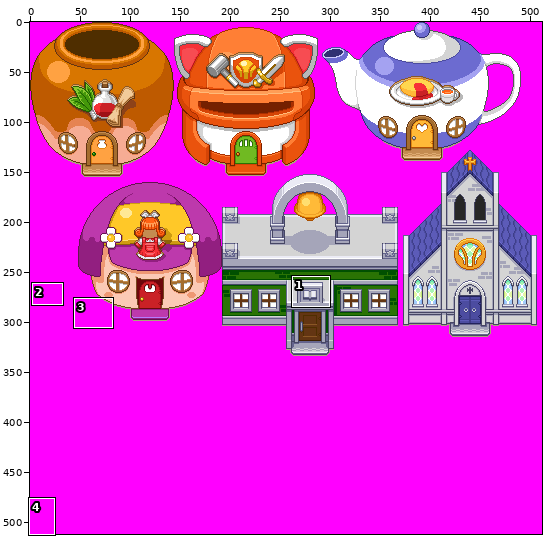
A sprite sheet gets an edit: SboGrpData/res/map03.png. Above: a wide view before the commit, with the close-up outlined.
Close-up. Earlier state:
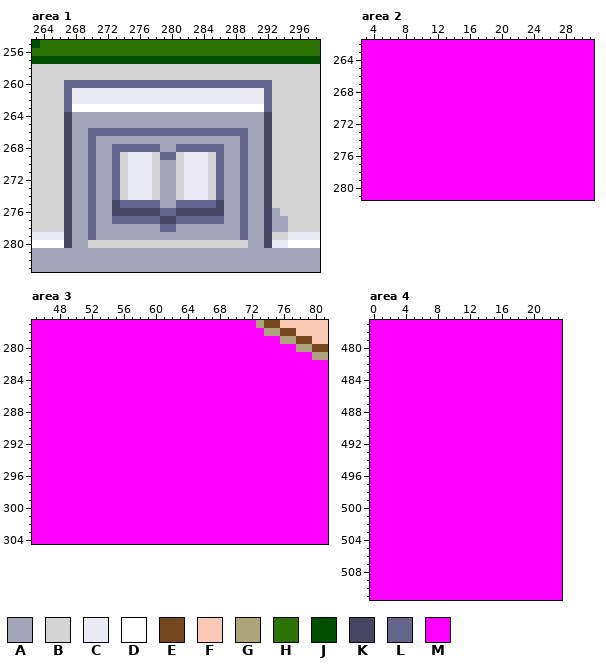
The file is 512x512 pixels. Colours within 5 levels of each other are drawn and written as one. Shown: area 1: x 263..298, y 255..283; area 2: x 3..31, y 262..281; area 3: x 45..81, y 277..304; area 4: x 0..23, y 477..511. The commit also changed other parts of the picture, which this record leaves out.
Palette (. is transparent): A #a5a5b9  B #d4d4d4  C #ebebf5  D #ffffff  E #76461d  F #fbc9b5  G #aca47b  H #2a7304  J #005000  K #464664  L #64648c  M #ff00ff
Pixels before, area 1, first column x 263:
255 JHHHHHHHHHHHHHHHHHHHHHHHHHHHHHHHHHHH
256 HHHHHHHHHHHHHHHHHHHHHHHHHHHHHHHHHHHH
257 JJJJJJJJJJJJJJJJJJJJJJJJJJJJJJJJJJJJ
258 BBBBBBBBBBBBBBBBBBBBBBBBBBBBBBBBBBBB
259 BBBBBBBBBBBBBBBBBBBBBBBBBBBBBBBBBBBB
260 BBBBLLLLLLLLLLLLLLLLLLLLLLLLLLBBBBBB
261 BBBBLCCCCCCCCCCCCCCCCCCCCCCCCLBBBBBB
262 BBBBLCCCCCCCCCCCCCCCCCCCCCCCCLBBBBBB
263 BBBBLDDDDDDDDDDDDDDDDDDDDDDDDLBBBBBB
264 BBBBKAAAAAAAAAAAAAAAAAAAAAAAAKBBBBBB
265 BBBBKAAAAAAAAAAAAAAAAAAAAAAAAKBBBBBB
266 BBBBKAALLLLLLLLLLLLLLLLLLLLAAKBBBBBB
267 BBBBKAALAAAAAAAAAAAAAAAAAALAAKBBBBBB
268 BBBBKAALAALLLLLLAALLLLLLAALAAKBBBBBB
269 BBBBKAALAALBCCCBLLBCCCBLAALAAKBBBBBB
270 BBBBKAALAALBCCCBAABCCCBLAALAAKBBBBBB
271 BBBBKAALAALBCCCBAABCCCBLAALAAKBBBBBB
272 BBBBKAALAALBCCCBAABCCCBLAALAAKBBBBBB
273 BBBBKAALAALBCCCBAABCCCBLAALAAKBBBBBB
274 BBBBKAALAALBCCCBAABCCCBLAALAAKBBBBBB
275 BBBBKAALAAKLLLLLAALLLLLKAALAAKBBBBBB
276 BBBBKAALAAKKKKKKLLKKKKKKAALAAKABBBBB
277 BBBBKAALAALLLLLLKKLLLLLLAALAAKAABBBB
278 BBBBKAALAAAAAAAALLAAAAAAAALAAKAABBBB
279 CCCCKAALAAAAAAAAAAAAAAAAAALAAKBBCCCC
280 DDDDKAABBBBBBBBBBBBBBBBBBBBAAKCCDDDD
281 AAAAAAAAAAAAAAAAAAAAAAAAAAAAAAAAAAAA
282 AAAAAAAAAAAAAAAAAAAAAAAAAAAAAAAAAAAA
283 AAAAAAAAAAAAAAAAAAAAAAAAAAAAAAAAAAAA
Pixels before, area 2, first column x 3:
262 MMMMMMMMMMMMMMMMMMMMMMMMMMMMM
263 MMMMMMMMMMMMMMMMMMMMMMMMMMMMM
264 MMMMMMMMMMMMMMMMMMMMMMMMMMMMM
265 MMMMMMMMMMMMMMMMMMMMMMMMMMMMM
266 MMMMMMMMMMMMMMMMMMMMMMMMMMMMM
267 MMMMMMMMMMMMMMMMMMMMMMMMMMMMM
268 MMMMMMMMMMMMMMMMMMMMMMMMMMMMM
269 MMMMMMMMMMMMMMMMMMMMMMMMMMMMM
270 MMMMMMMMMMMMMMMMMMMMMMMMMMMMM
271 MMMMMMMMMMMMMMMMMMMMMMMMMMMMM
272 MMMMMMMMMMMMMMMMMMMMMMMMMMMMM
273 MMMMMMMMMMMMMMMMMMMMMMMMMMMMM
274 MMMMMMMMMMMMMMMMMMMMMMMMMMMMM
275 MMMMMMMMMMMMMMMMMMMMMMMMMMMMM
276 MMMMMMMMMMMMMMMMMMMMMMMMMMMMM
277 MMMMMMMMMMMMMMMMMMMMMMMMMMMMM
278 MMMMMMMMMMMMMMMMMMMMMMMMMMMMM
279 MMMMMMMMMMMMMMMMMMMMMMMMMMMMM
280 MMMMMMMMMMMMMMMMMMMMMMMMMMMMM
281 MMMMMMMMMMMMMMMMMMMMMMMMMMMMM
Pixels before, area 3, first column x 45:
277 MMMMMMMMMMMMMMMMMMMMMMMMMMMMGEEFFFFFF
278 MMMMMMMMMMMMMMMMMMMMMMMMMMMMMGGEEFFFF
279 MMMMMMMMMMMMMMMMMMMMMMMMMMMMMMMGGEEFF
280 MMMMMMMMMMMMMMMMMMMMMMMMMMMMMMMMMGGEE
281 MMMMMMMMMMMMMMMMMMMMMMMMMMMMMMMMMMMGG
282 MMMMMMMMMMMMMMMMMMMMMMMMMMMMMMMMMMMMM
283 MMMMMMMMMMMMMMMMMMMMMMMMMMMMMMMMMMMMM
284 MMMMMMMMMMMMMMMMMMMMMMMMMMMMMMMMMMMMM
285 MMMMMMMMMMMMMMMMMMMMMMMMMMMMMMMMMMMMM
286 MMMMMMMMMMMMMMMMMMMMMMMMMMMMMMMMMMMMM
287 MMMMMMMMMMMMMMMMMMMMMMMMMMMMMMMMMMMMM
288 MMMMMMMMMMMMMMMMMMMMMMMMMMMMMMMMMMMMM
289 MMMMMMMMMMMMMMMMMMMMMMMMMMMMMMMMMMMMM
290 MMMMMMMMMMMMMMMMMMMMMMMMMMMMMMMMMMMMM
291 MMMMMMMMMMMMMMMMMMMMMMMMMMMMMMMMMMMMM
292 MMMMMMMMMMMMMMMMMMMMMMMMMMMMMMMMMMMMM
293 MMMMMMMMMMMMMMMMMMMMMMMMMMMMMMMMMMMMM
294 MMMMMMMMMMMMMMMMMMMMMMMMMMMMMMMMMMMMM
295 MMMMMMMMMMMMMMMMMMMMMMMMMMMMMMMMMMMMM
296 MMMMMMMMMMMMMMMMMMMMMMMMMMMMMMMMMMMMM
297 MMMMMMMMMMMMMMMMMMMMMMMMMMMMMMMMMMMMM
298 MMMMMMMMMMMMMMMMMMMMMMMMMMMMMMMMMMMMM
299 MMMMMMMMMMMMMMMMMMMMMMMMMMMMMMMMMMMMM
300 MMMMMMMMMMMMMMMMMMMMMMMMMMMMMMMMMMMMM
301 MMMMMMMMMMMMMMMMMMMMMMMMMMMMMMMMMMMMM
302 MMMMMMMMMMMMMMMMMMMMMMMMMMMMMMMMMMMMM
303 MMMMMMMMMMMMMMMMMMMMMMMMMMMMMMMMMMMMM
304 MMMMMMMMMMMMMMMMMMMMMMMMMMMMMMMMMMMMM
Pixels before, area 4, first column x 0:
477 MMMMMMMMMMMMMMMMMMMMMMMM
478 MMMMMMMMMMMMMMMMMMMMMMMM
479 MMMMMMMMMMMMMMMMMMMMMMMM
480 MMMMMMMMMMMMMMMMMMMMMMMM
481 MMMMMMMMMMMMMMMMMMMMMMMM
482 MMMMMMMMMMMMMMMMMMMMMMMM
483 MMMMMMMMMMMMMMMMMMMMMMMM
484 MMMMMMMMMMMMMMMMMMMMMMMM
485 MMMMMMMMMMMMMMMMMMMMMMMM
486 MMMMMMMMMMMMMMMMMMMMMMMM
487 MMMMMMMMMMMMMMMMMMMMMMMM
488 MMMMMMMMMMMMMMMMMMMMMMMM
489 MMMMMMMMMMMMMMMMMMMMMMMM
490 MMMMMMMMMMMMMMMMMMMMMMMM
491 MMMMMMMMMMMMMMMMMMMMMMMM
492 MMMMMMMMMMMMMMMMMMMMMMMM
493 MMMMMMMMMMMMMMMMMMMMMMMM
494 MMMMMMMMMMMMMMMMMMMMMMMM
495 MMMMMMMMMMMMMMMMMMMMMMMM
496 MMMMMMMMMMMMMMMMMMMMMMMM
497 MMMMMMMMMMMMMMMMMMMMMMMM
498 MMMMMMMMMMMMMMMMMMMMMMMM
499 MMMMMMMMMMMMMMMMMMMMMMMM
500 MMMMMMMMMMMMMMMMMMMMMMMM
501 MMMMMMMMMMMMMMMMMMMMMMMM
502 MMMMMMMMMMMMMMMMMMMMMMMM
503 MMMMMMMMMMMMMMMMMMMMMMMM
504 MMMMMMMMMMMMMMMMMMMMMMMM
505 MMMMMMMMMMMMMMMMMMMMMMMM
506 MMMMMMMMMMMMMMMMMMMMMMMM
507 MMMMMMMMMMMMMMMMMMMMMMMM
508 MMMMMMMMMMMMMMMMMMMMMMMM
509 MMMMMMMMMMMMMMMMMMMMMMMM
510 MMMMMMMMMMMMMMMMMMMMMMMM
511 MMMMMMMMMMMMMMMMMMMMMMMM
And afterwards:
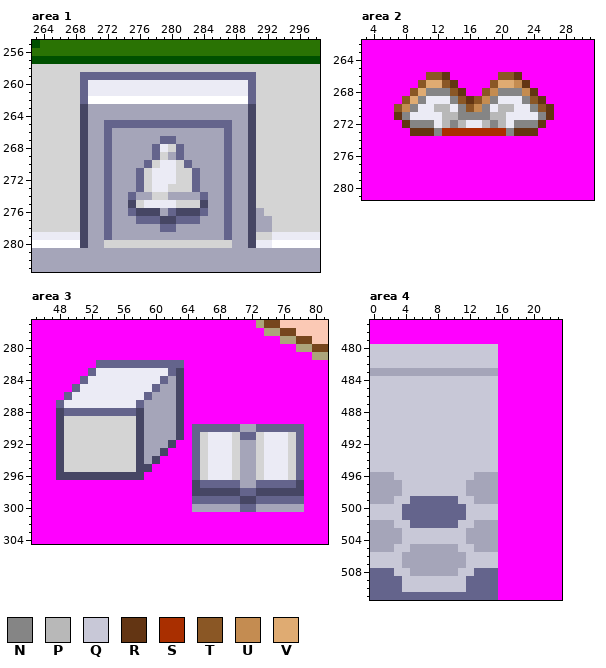
Colours new in this view: N #858585  P #b8b8b8  Q #c8c8d7  R #633513  S #a92f00  T #8a5725  U #c48c51  V #dfab72
Difference:
Changed rows in their new state; - is an unchanged pixel.
Area 1:
first column x 267:
259 --LLLLLLLLLLLLLLLLLLLLLL----
260 BB-CCCCCCCCCCCCCCCCCCCC-BB--
261 BBL--------------------LBB--
262 BBLDDDDDDDDDDDDDDDDDDDDLBB--
263 BBKAAAAAAAAAAAAAAAAAAAAKBB--
264 BBK--------------------KBB--
265 BBK--LLLLLLLLLLLLLLLL--KBB--
266 BBKAA-AAAAAAAAAAAAAA-AAKBB--
267 BBKA-L------LL------L-AKBB--
268 BBKA-LAAAAA-CB-AAAAAL-AKBB--
269 BBKA-LAAAAALBALAAAAAL-AKBB--
270 BBKA-LAAAAL-CC-LAAAAL-AKBB--
271 BBKA-LAAALBCCC-BLAAAL-AKBB--
272 BBKA-LAAALBCCC-BLAAAL-AKBB--
273 BBKA-LAAALBCCB-BLAAAL-AKBB--
274 BBKA-LAALAA-B-AAALAAL-AKBB--
275 BBKA-LAAKBCCCCBBBKAAL-AKBB--
276 BBKA-LAAL---A----LAAL-AK-BB-
277 BBKA-LAAA--------AAAL-AK-ABB
278 BBKA-L--------------L-AK-ABB
279 CCKA-L--------------L-AKBBCC
280 DDKAA----------------AAKCCDD
Area 2:
first column x 7:
266 ----TTR------TTR----
267 ---TVVTR----TVVUR---
268 --TVNNNTR--TUNNNUR--
269 -TVNCCCNTRTUNCCCNTR-
270 TUNCCPPCNTUNCPPCCNTR
271 RNCCCCPPNNNNPPCCCCNR
272 -RNNNCPNPCCPNPCNNNR-
273 --RRRNSSSSSSSSNRRR--
Area 3:
first column x 48:
282 -----LLLLLLLLLLL---------------
283 ----LCCCCCCCCCLK---------------
284 ---LCCCCCCCCCLAK---------------
285 --LCCCCCCCCCLAAK---------------
286 -LCCCCCCCCCLAAAK---------------
287 LCCCCCCCCCLAAAAK---------------
288 KLLLLLLLLLKAAAAK---------------
289 KBBBBBBBBBKAAAAK---------------
290 KBBBBBBBBBKAAAAK-LLLLLLAALLLLLL
291 KBBBBBBBBBKAAAAK-LBCCCBLLBCCCBL
292 KBBBBBBBBBKAAAK--LBCCCBAABCCCBL
293 KBBBBBBBBBKAAK---LBCCCBAABCCCBL
294 KBBBBBBBBBKAK----LBCCCBAABCCCBL
295 KBBBBBBBBBKK-----LBCCCBAABCCCBL
296 KKKKKKKKKKK------LBCCCBAABCCCBL
297 -----------------KLLLLLAALLLLLK
298 -----------------KKKKKKLLKKKKKK
299 -----------------LLLLLLKKLLLLLL
300 -----------------AAAAAALLAAAAAA
Area 4:
first column x 0:
480 QQQQQQQQQQQQQQQQ
481 QQQQQQQQQQQQQQQQ
482 QQQQQQQQQQQQQQQQ
483 AAAAAAAAAAAAAAAA
484 QQQQQQQQQQQQQQQQ
485 QQQQQQQQQQQQQQQQ
486 QQQQQQQQQQQQQQQQ
487 QQQQQQQQQQQQQQQQ
488 QQQQQQQQQQQQQQQQ
489 QQQQQQQQQQQQQQQQ
490 QQQQQQQQQQQQQQQQ
491 QQQQQQQQQQQQQQQQ
492 QQQQQQQQQQQQQQQQ
493 QQQQQQQQQQQQQQQQ
494 QQQQQQQQQQQQQQQQ
495 QQQQQQQQQQQQQQQQ
496 AAAQQQQQQQQQQAAA
497 AAAAQQQQQQQQAAAA
498 AAAAQQQQQQQQAAAA
499 AAAQQLLLLLLQQAAA
500 QQQQLLLLLLLLQQQQ
501 QQQQLLLLLLLLQQQQ
502 AAAQQLLLLLLQQAAA
503 AAAAQQQQQQQQAAAA
504 AAAAQQQQQQQQAAAA
505 AAAQQAAAAAAQQAAA
506 QQQQAAAAAAAAQQQQ
507 QQQQAAAAAAAAQQQQ
508 LLLQQAAAAAAQQLLL
509 LLLLQQQQQQQQLLLL
510 LLLLQQQQQQQQLLLL
511 LLLLLLLLLLLLLLLL
Boxes around the changes in both close-ups, in picture pixels (x1, y1, x2, y2):
changed: (64, 72, 288, 248)
changed: (394, 72, 554, 136)
changed: (56, 360, 304, 512)
changed: (370, 344, 498, 600)
